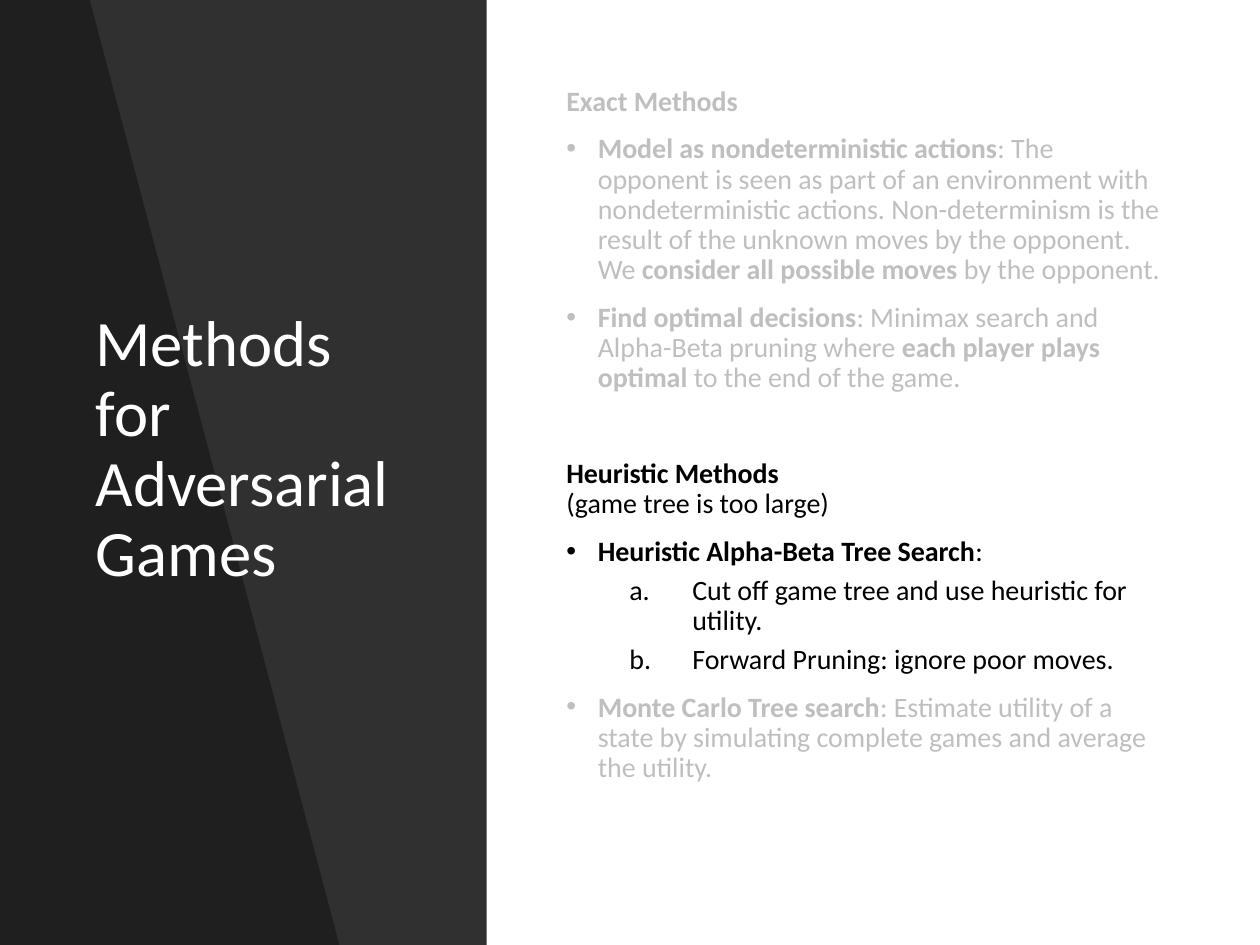
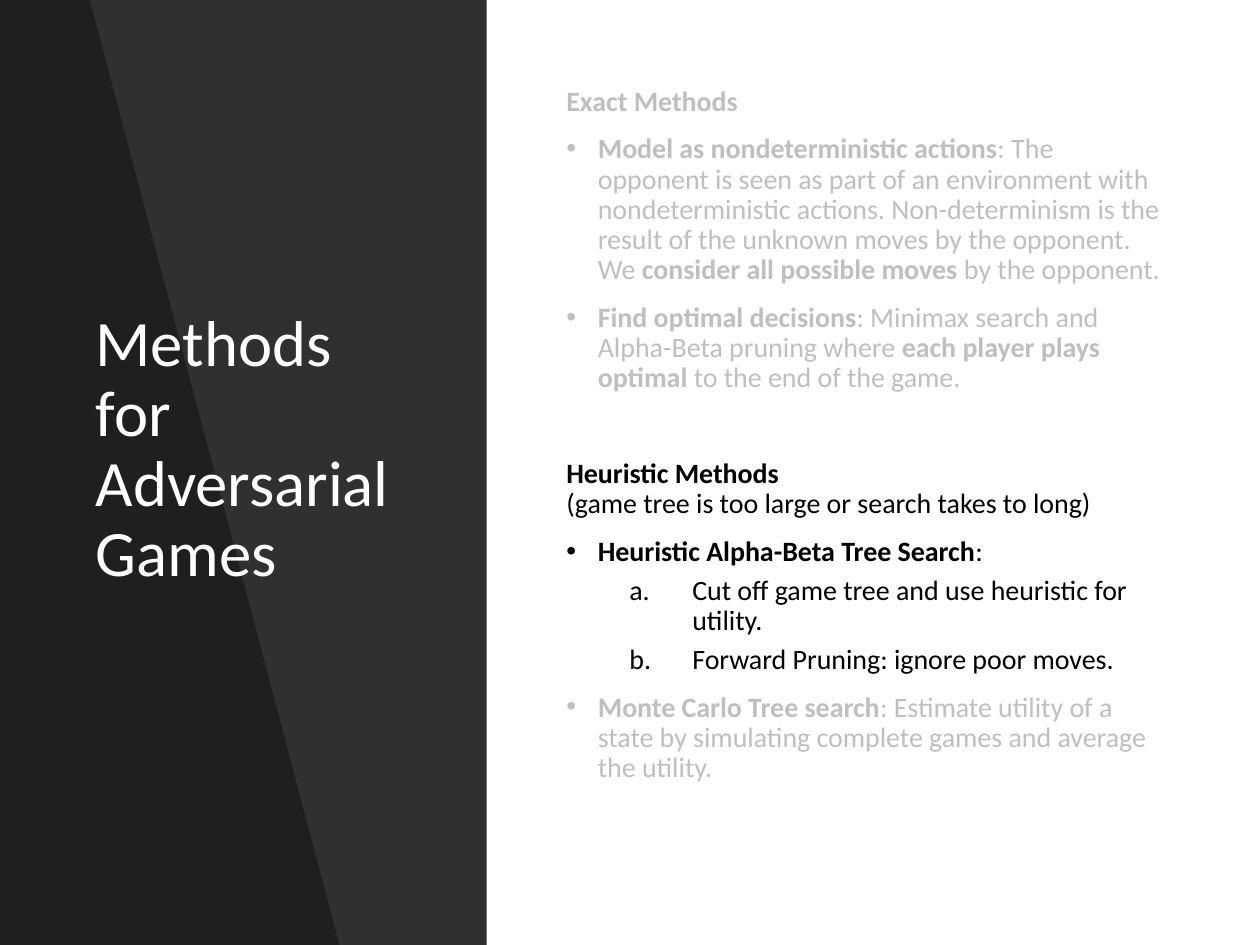
Before and after one commit to mhahsler/CS7320-AI, a slide deck: slide 24 of slides/05_games.pptx (slide 23 before the commit). Drawn at 1260x945 pixels with LibreOffice and Linux fonts; fonts in the diff are those of the drawing. Boxes give left, top, right and bottom in pixels: in the first picture for what was removed or moved away, otherwise in the second. Text is boxed around its words. In the diff, an @@ line names an element or a change of style, - is before the commit and + after.

```diff
--- a/slides/05_games.pptx
+++ b/slides/05_games.pptx
@@ text at [566, 463, 1090, 518]: text changed @@
-Heuristic Methods
-(game tree is too large)
+Heuristic Methods
+(game tree is too large or search takes to long)
```
Also in this commit, not shown: 15 other slides changed, 2 slides added, 1 other file.
